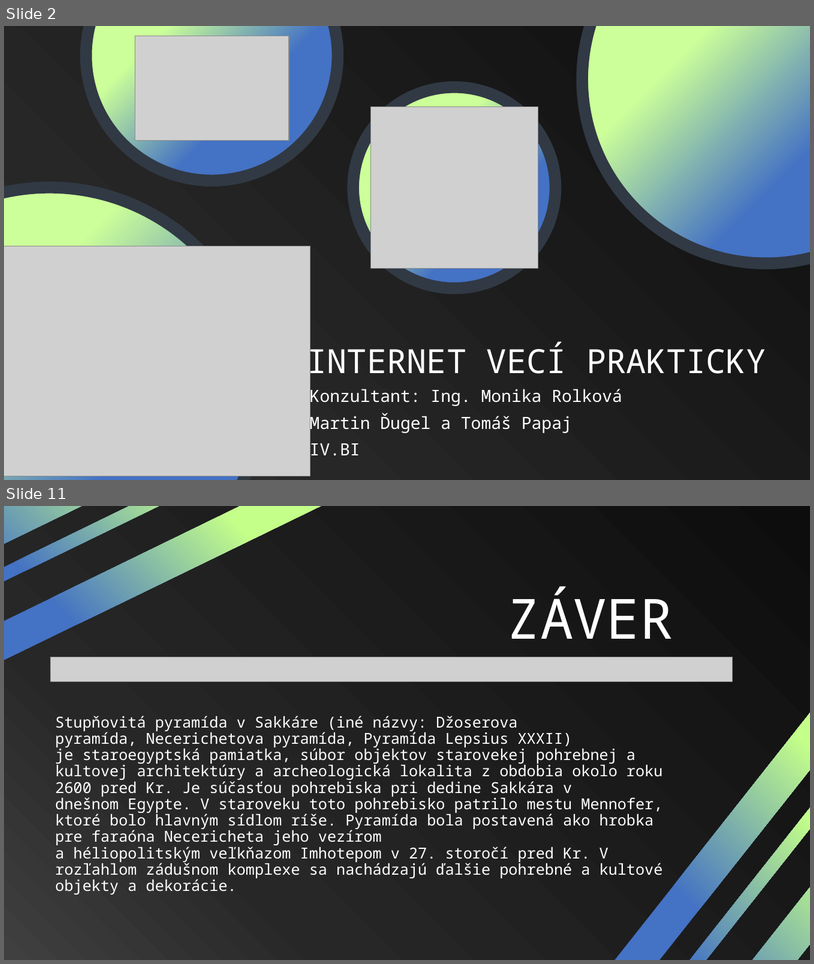
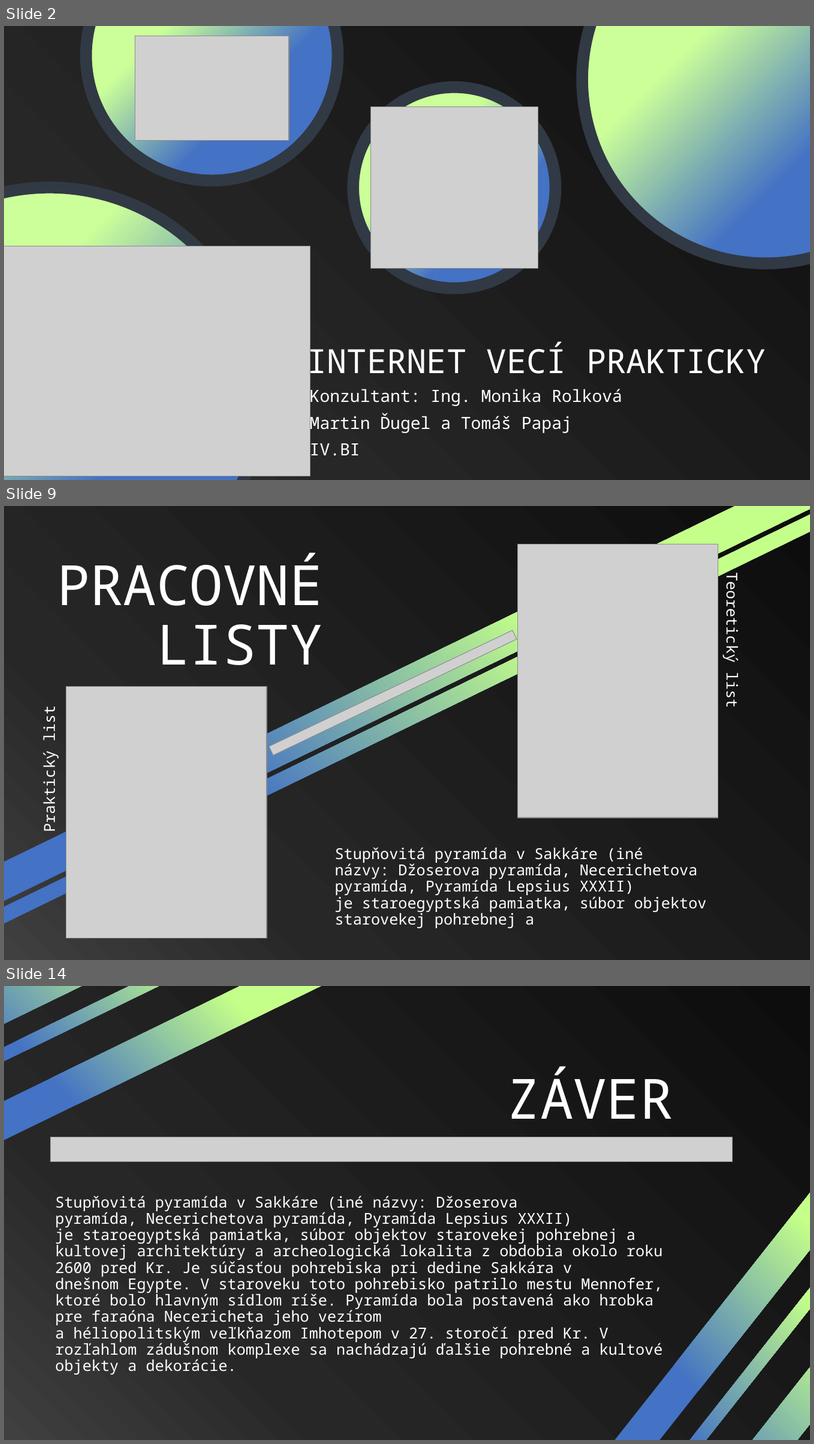
Before and after one commit to Moriacik/SOC, a slide deck: prezentácia-finálna-v2.pptx. Shown one above the other, each under a label of ours: slides 2 and 11 before the commit, slides 2, 9 and 14 after it; the slides between them are not shown. The pictures are 814x964 and 814x1444 pixels, drawn with LibreOffice and Linux fonts; fonts in the diff are those of the drawing; grey boxes stand for pictures. Boxes give left, top, right and bottom in pixels: in the first picture for what was removed or moved away, otherwise in the second. Text is boxed around its words. In the diff, an @@ line names an element or a change of style, - is before the commit and + after.

```diff
--- a/prezentácia-finálna-v2.pptx
+++ b/prezentácia-finálna-v2.pptx
@@ slide 9 added at bbox=[4, 506, 810, 960], background #FFFFFF @@
@@ rectangle added at bbox=[4, 506, 810, 960], fill gradient #0D0D0D to #272727 to #404040 @@
@@ rectangle added at bbox=[4, 506, 810, 948], fill gradient #C4FF89 to #4472C4 @@
@@ rectangle added at bbox=[4, 506, 810, 960], fill gradient #C4FF89 to #4472C4 @@
@@ text added at bbox=[57, 553, 323, 665], 66 pt, text #FFFFFF @@
+PRACOVNÉ LISTY
@@ picture added at bbox=[518, 544, 719, 817] @@
@@ text added at bbox=[722, 582, 743, 706], 18 pt, text #FFFFFF @@
+Teoretický list
@@ picture added at bbox=[269, 630, 517, 755] @@
@@ picture added at bbox=[66, 687, 267, 938] @@
@@ text added at bbox=[39, 709, 59, 830], 18 pt, text #FFFFFF @@
+Praktický list
@@ text added at bbox=[335, 847, 707, 928], 18 pt, text #FFFFFF @@
+Stupňovitá pyramída v Sakkáre (iné názvy: Džoserova pyramída, Necerichetova pyramída, Pyramída Lepsius XXXII) je staroegyptská pamiatka, súbor objektov starovekej pohrebnej a
@@ what was slide 11 is now slide 14 @@
```
Also in this commit, not shown: 3 slides changed, 7 other slides added, 4 slides removed.
